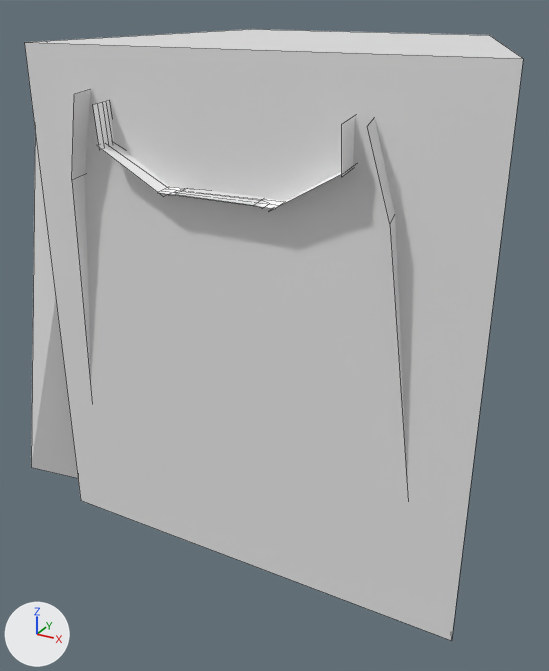
Before and after pictures for a commit that changed the Blender file Assets/Models/medium-right.blend.
Before and after are seen from a camera (50 mm lens) standing at (14.9, -18.48, 2.88) and looking at (5.08, -0.62, -6.05). Every picture has the same lights, and +X, +Y and +Z are marked at lower left. Mesh edges are drawn as thin lines.

Names of what the first picture shows: 'Bounds', 'RightSlant', 'Rock'.
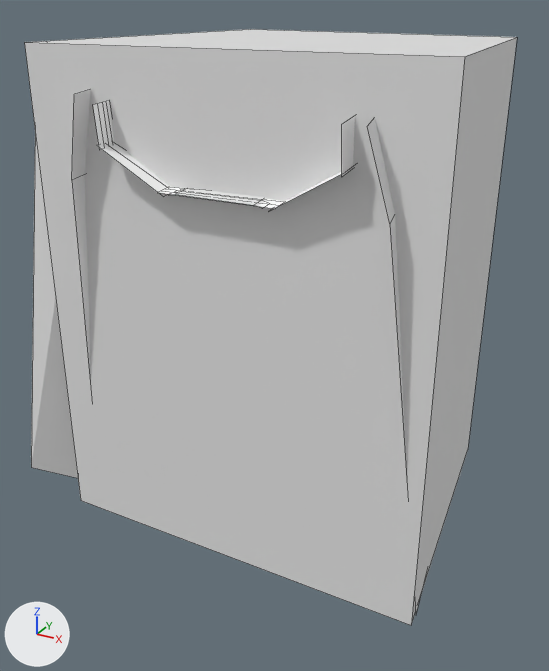
Scene script edits in JSON lines:
```json
{"block": "me_plane_002", "where": "me_plane_002.from_pydata(...)  # 8 vertices, 6 faces; spans x 0.5..12.0, y -4.5..6.0, z -11.0..2.0"}
{"block": "me_plane_002", "where": "# used by ob_bounds; location = (0.0, 0.0, 0.0)"}
{"block": "me_plane_002", "change": "me_plane_002 part 1"}
{"op": "set", "path": "me_plane_002.vertices[1].co", "old": "(12.0, -4.5, 2.0)", "new": "(11.0, -4.5, 2.0)", "note": "pixel (523, 58) -> pixel (464, 56)"}
{"op": "set", "path": "me_plane_002.vertices[3].co", "old": "(9.0, 5.0, 2.0)", "new": "(10.0, 4.0, 2.0)", "note": "pixel (489, 35) -> pixel (517, 37)"}
{"op": "set", "path": "me_plane_002.vertices[5].co", "old": "(12.0, -4.5, -11.0)", "new": "(11.0, -4.5, -11.0)", "note": "pixel (451, 640) -> pixel (411, 625)"}
{"op": "set", "path": "me_plane_002.vertices[7].co", "old": "(9.0, 5.0, -11.0)", "new": "(10.0, 4.0, -11.0)", "note": "not seen -> pixel (467, 449)"}
```

Location of each change, (x1, y1, x2, y2) in pixels of the pictures (549 x 671 px):
```json
{"object": "Bounds", "change": "reshaped", "before": [24, 29, 523, 641], "after": [24, 29, 517, 625]}
```
